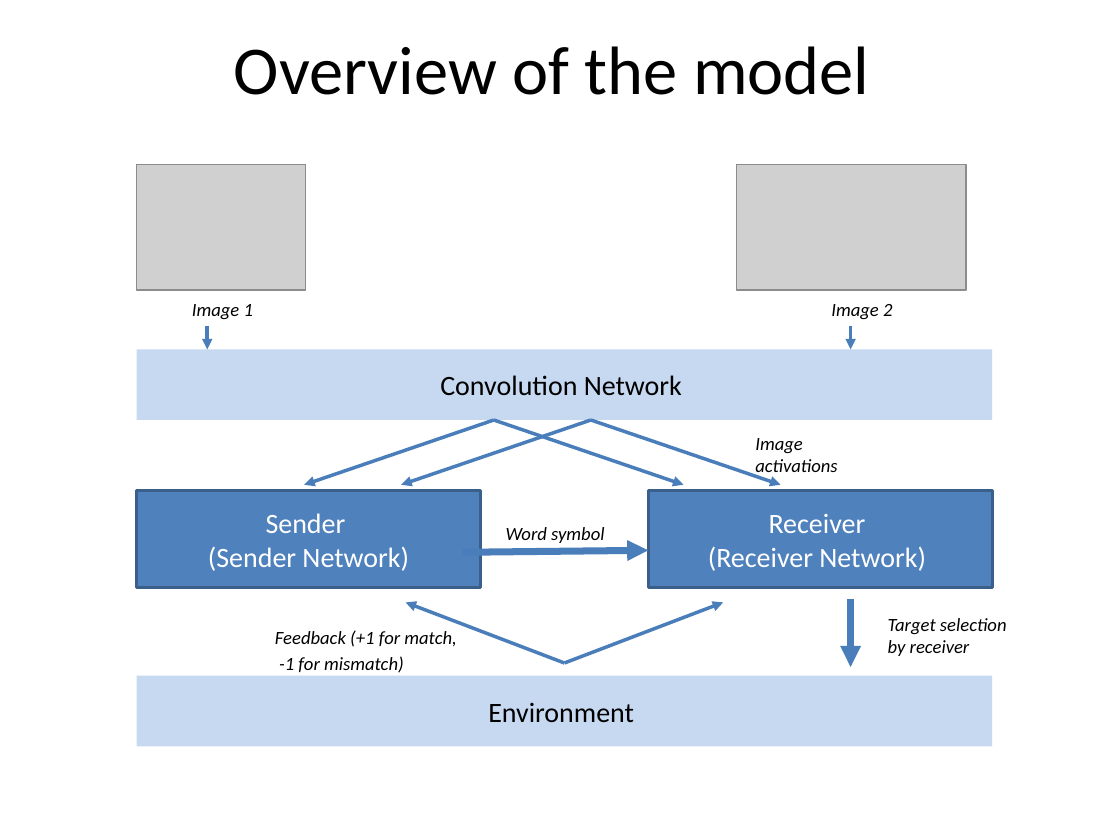
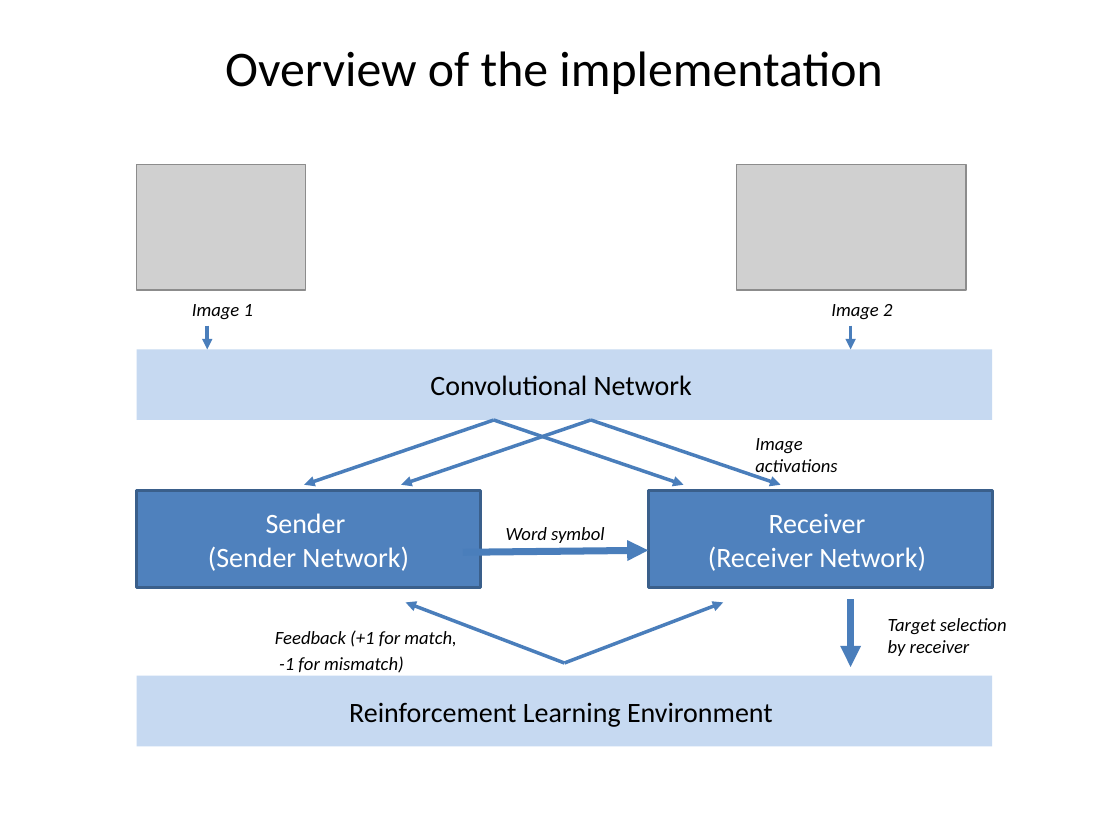
Before and after one commit to pranavmodi/language-learning, a slide deck: slide 2 of papers/LanguageLearningModel.pptx. Drawn at 1120x840 pixels with LibreOffice and Linux fonts; fonts in the diff are those of the drawing; grey boxes stand for pictures. Boxes give left, top, right and bottom in pixels: in the first picture for what was removed or moved away, otherwise in the second. Text is boxed around its words. In the diff, an @@ line names an element or a change of style, - is before the commit and + after.

```diff
--- a/papers/LanguageLearningModel.pptx
+++ b/papers/LanguageLearningModel.pptx
@@ title at <box>225,51,882,94</box>: text changed; size 44 to 32 pt @@
-Overview of the model
+Overview of the implementation
@@ text in rectangle at <box>430,375,692,396</box>: text changed @@
-Convolution Network
+Convolutional Network
@@ text in rectangle at <box>349,702,773,727</box>: text changed @@
-Environment
+Reinforcement Learning Environment
```
Also in this commit, not shown: 1 other file.
